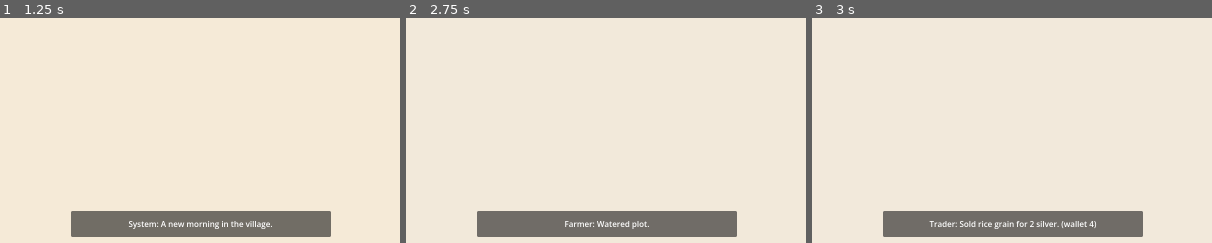
Above: before the commit, frames 1-3 (left to right).
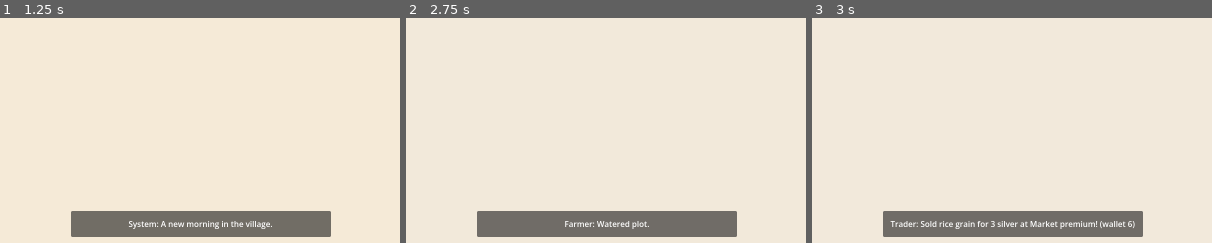
Above: after the commit, the same moments.

Repository: GRITui/slowlife-simulator
Game: Godot game, scene res://scenes/core/Main.tscn
The game is run twice, just before and just after one commit, with the same random seed, the same clock (stepped at 60 frames per second) and the same inputs.
Inputs (mouse positions are % of the whole screen's width and height, from its top left):
- Up to frame 1 (1.25 s): click "New Game" at 0.5 s
- Up to frame 2 (2.75 s): tap E (interact) at 1.25 s; move the mouse to (45, 70) at 1.27 s; hold Up (move_up) 1.28-2 s; hold E (interact) 1.28-2 s; click (45, 70) at 1.42 s; drag from (80, 65) to (88, 25) at 2.02 s
- Up to frame 3 (3 s): tap E (interact) at 2.75 s; move the mouse to (20, 35) at 2.77 s; hold Left (move_left) from 2.78 s (still down); hold E (interact) from 2.78 s (still down); tap P at 2.85 s
The pictures show only the part of the screen within x 25-75%, y 50-100%; the shares and areas given below are measured in that part.

Frames 1-2 are identical in both runs. In frame 3, 1.0% of the frame differs, in the area x 19-81%, y 90-94%.

Commit message:
feat(TASK-313): 3-channel sell economy — cart/market/specialty with affinity gate and weekly cap
- GameData: add specialty_sales tracking, weekly reset, premium pricing (base/market +15%/specialty +45%), sell_item_premium, can_specialty_sell, record_specialty_sale
- MarketStallNPC: market premium (+15% via sell_item_premium), fix _barter_step recursion bug
- VillagerNPC: Cart Trader evening window (18-21h, base price) and visibility, trader sell at base
- RomanceNPC: Specialty Buyer close tier (60+ affinity) +45% premium capped 3/week for Fah (fish) and Niran (durian/mango), weekly cap tracking
- Tests: run_tests 100/100, run_engine_tests 50/50, 3-channel premium and weekly cap verified

Diff:
--- a/scenes/entities/MarketStallNPC.gd
+++ b/scenes/entities/MarketStallNPC.gd
@@ -27,9 +27,6 @@
 		get_viewport().set_input_as_handled()
 
 func _barter_step() -> void:
-	# ISSUE-135 silver economy: full counter flow is
-	# 1) barter (if fulfillable) -> 2) sell cheapest held -> 3) buy offer.
-	_barter_step()
 	if _market == null:
 		SignalBus.show_dialogue.emit("Trader", "The stall is closed. Come back at dusk.")
 		return
@@ -98,12 +95,12 @@
 		if not have_id.is_empty() and GameData.has_item(have_id, 1):
 			_barter_step()
 			return
-	# 2) Sell step: cheapest sellable held item -> silver.
+	# 2) Sell step: cheapest sellable held item -> silver at Market premium (+15%).
 	var sellable: String = GameData.cheapest_sellable()
 	if not sellable.is_empty():
-		var gained: int = GameData.sell_item(sellable)
+		var gained: int = GameData.sell_item_premium(sellable, "market")
 		if gained > 0:
-			SignalBus.show_dialogue.emit("Trader", "Sold %s for %d silver. (wallet %d)" % [sellable.replace("_", " "), gained, GameData.silver])
+			SignalBus.show_dialogue.emit("Trader", "Sold %s for %d silver at Market premium! (wallet %d)" % [sellable.replace("_", " "), gained, GameData.silver])
 			return
 	# 3) Buy step: first affordable silver offer.
 	var buy_offers: Array[Dictionary] = _market.get_buy_offers(season)
--- a/scenes/entities/RomanceNPC.gd
+++ b/scenes/entities/RomanceNPC.gd
@@ -27,7 +27,7 @@
 		try_interact()
 		get_viewport().set_input_as_handled()
 
-## Gift first, then proposal check (romantic + krathong held), else talk.
+## Gift first, then specialty sell (close tier, +45% premium, 3/week), then proposal check (romantic + krathong held), else talk.
 func try_interact() -> bool:
 	if GameData.married and GameData.spouse == npc_id:
 		# TASK-282: marriage ceiling payoff — annual anniversary, cozy loop.
@@ -43,11 +43,44 @@
 		else:
 			SignalBus.show_dialogue.emit(display_name, "Home is wherever the two of us stop working. Let's head in soon.")
 		return true
+	if _try_specialty_sell():
+		return true
 	if _give_gift():
 		return true
 	if _check_proposal():
 		return true
 	_talk()
+	return false
+
+func _try_specialty_sell() -> bool:
+	# TASK-313 Channel C: Specialty Buyer — close tier (60+), +45% premium, 3/week cap.
+	var tm: Node = SignalBus.time_manager
+	var day: int = int(tm.day) if tm != null and "day" in tm else 1
+	if not GameData.can_specialty_sell(npc_id, day):
+		return false
+	var want_item: String = ""
+	if npc_id == "fah":
+		for item_id in ["pla_nin_big", "pla_soi_big", "pla_chon_big", "mango_sticky_rice", "lotus_root"]:
+			if GameData.has_item(item_id, 1):
+				want_item = item_id
+				break
+		if want_item.is_empty():
+			for item_id in GameData.inventory.keys():
+				if String(item_id).begins_with("pla_") and GameData.has_item(item_id, 1):
+					want_item = item_id
+					break
+	elif npc_id == "niran":
+		for item_id in ["durian", "mango", "durian_sticky_rice", "mango_sticky_rice"]:
+			if GameData.has_item(item_id, 1):
+				want_item = item_id
+				break
+	if want_item.is_empty():
+		return false
+	var gained: int = GameData.sell_item_premium(want_item, "specialty")
+	if gained > 0:
+		GameData.record_specialty_sale(npc_id, day)
+		SignalBus.show_dialogue.emit(display_name, "Specialty buyer: %s for %d silver! (close-tier premium, %d/3 this week)" % [want_item.replace("_", " "), gained, int(GameData.specialty_sales_this_week.get(npc_id, 0))])
+		return true
 	return false
 
 ## TASK-059: proposal — romantic tier (>=90) + krathong held. Cozy, mutual:
--- a/scenes/entities/VillagerNPC.gd
+++ b/scenes/entities/VillagerNPC.gd
@@ -22,9 +22,12 @@
 func _ready() -> void:
 	add_to_group("villager_npc")
 	add_to_group(npc_id)
+	# TASK-313 Channel A: Trader evening visit (18:00-21:00 at farm).
+	if npc_id == "trader":
+		_update_trader_visibility()
 	# TASK-058: drift toward the schedule waypoint (only for scheduled NPCs).
 	if not ScheduleDBScript.SCHEDULES.has(npc_id):
-		set_physics_process(false)
+		set_physics_process(npc_id == "trader") # trader needs visibility updates even without schedule
 	else:
 		_schedule_pos = ScheduleDBScript.waypoint_for(npc_id, _current_hour()) * 48.0 + Vector2(24, 24)
 		global_position = _schedule_pos
@@ -35,9 +38,24 @@
 		return int(tm.hour)
 	return 6
 
+func _update_trader_visibility() -> void:
+	# TASK-313 Channel A: Trader at farm evenings 18:00-21:00.
+	var tm: Node = SignalBus.time_manager
+	var hour: int = int(tm.hour) if tm != null and "hour" in tm else 12
+	var available: bool = hour >= 18 and hour < 21
+	visible = available
+	if has_node("CollisionShape2D"):
+		($CollisionShape2D as CollisionShape2D).disabled = not available
+	if available:
+		# Farm position (near home, not using schedule)
+		global_position = Vector2(2 * 48 + 24, 4 * 48 + 24)
+
 ## TASK-058: cozy waypoint drift — called from _physics_process. Static
 ## NPCs (unscheduled) skip this entirely via set_physics_process(false).
 func _physics_process(_delta: float) -> void:
+	if npc_id == "trader":
+		_update_trader_visibility()
+		return
 	var tm: Node = SignalBus.time_manager
 	if tm != null:
 		var target: Vector2 = ScheduleDBScript.waypoint_for(npc_id, int(tm.hour)) * 48.0 + Vector2(24, 24)
@@ -82,8 +100,18 @@
 		get_viewport().set_input_as_handled()
 
 func talk() -> void:
+	# TASK-313 Channel A: Cart Trader (evening farm visit 18:00-21:00, base price).
+	if npc_id == "trader":
+		if not _is_trader_available():
+			SignalBus.show_dialogue.emit(display_name, "Cart's gone for the day — catch me evenings at the farm (6-9pm).")
+			return
+		if _try_trader_sell():
+			return
 	# TASK-312: Handler offers tool upgrades (complementary to mount riding tool).
 	if npc_id == "handler" and _try_tool_upgrade():
+		return
+	# TASK-313 Channel C: Specialty Buyer (close tier, +45% premium, 3/week cap).
+	if (npc_id == "fah" or npc_id == "niran") and _try_specialty_sell():
 		return
 	var season: String = GameData.current_season if "current_season" in GameData else "cool"
 	var tm: Node = SignalBus.time_manager
@@ -128,6 +156,61 @@
 				return true
 	return false
 
+func _is_trader_available() -> bool:
+	# TASK-313 Channel A: Cart Trader evening window 18:00-21:00.
+	var tm: Node = SignalBus.time_manager
+	if tm == null or not ("hour" in tm and "day" in tm):
+		return true # headless fallback: always available for tests
+	var hour: int = int(tm.hour)
+	return hour >= 18 and hour < 21
+
+func _try_trader_sell() -> bool:
+	# Channel A: base price, no premium, no affinity gate.
+	var sellable: String = GameData.cheapest_sellable()
+	if sellable.is_empty():
+		SignalBus.show_dialogue.emit(display_name, "Nothing to sell? Bring me something from the harvest.")
+		return true
+	var gained: int = GameData.sell_item(sellable)
+	if gained > 0:
+		SignalBus.show_dialogue.emit(display_name, "Cart deal: sold %s for %d silver. (base price)" % [sellable.replace("_", " "), gained])
+		return true
+	return false
+
+func _try_specialty_sell() -> bool:
+	# Channel C: Specialty Buyer — handled in RomanceNPC for Fah/Niran,
+	# but VillagerNPC also checks for those ids if somehow routed here.
+	if npc_id != "fah" and npc_id != "niran":
+		return false
+	var tm: Node = SignalBus.time_manager
+	var day: int = int(tm.day) if tm != null and "day" in tm else 1
+	if not GameData.can_specialty_sell(npc_id, day):
+		return false
+	# Thematic categories: Fah buys rare fish, Niran buys hot-season crops.
+	var want_item: String = ""
+	if npc_id == "fah":
+		for item_id in ["pla_nin_big", "pla_soi_big", "pla_chon_big", "mango_sticky_rice", "lotus_root"]:
+			if GameData.has_item(item_id, 1):
+				want_item = item_id
+				break
+		if want_item.is_empty():
+			for item_id in GameData.inventory.keys():
+				if String(item_id).begins_with("pla_") and GameData.has_item(item_id, 1):
+					want_item = item_id
+					break
+	elif npc_id == "niran":
+		for item_id in ["durian", "mango", "durian_sticky_rice", "mango_sticky_rice"]:
+			if GameData.has_item(item_id, 1):
+				want_item = item_id
+				break
+	if want_item.is_empty():
+		return false
+	var gained: int = GameData.sell_item_premium(want_item, "specialty")
+	if gained > 0:
+		GameData.record_specialty_sale(npc_id, day)
+		SignalBus.show_dialogue.emit(display_name, "Specialty buyer: %s for %d silver! (close-tier premium, %d/3 this week)" % [want_item.replace("_", " "), gained, int(GameData.specialty_sales_this_week.get(npc_id, 0))])
+		return true
+	return false
+
 func _try_offer_quest() -> void:
 	var quest_logs: Array = get_tree().get_nodes_in_group("quest_log")
 	if quest_logs.is_empty():
--- a/scripts/autoload/GameData.gd
+++ b/scripts/autoload/GameData.gd
@@ -169,6 +169,51 @@
 				best_price = price
 	return best
 
+# TASK-313 3-channel sell economy: Channel A (Cart, base), B (Market +15%), C (Specialty +45% gated).
+# Specialty weekly cap tracking (Binthabat-style daily reset, but 7-day window).
+var specialty_sales_this_week: Dictionary = {} # npc_id -> count this week
+var last_specialty_week: int = -1
+
+func _get_specialty_week(day: int) -> int:
+	return int(day / 7)
+
+func _reset_specialty_if_new_week(day: int) -> void:
+	var week: int = _get_specialty_week(day)
+	if week != last_specialty_week:
+		specialty_sales_this_week.clear()
+		last_specialty_week = week
+
+func can_specialty_sell(npc_id: String, day: int) -> bool:
+	_reset_specialty_if_new_week(day)
+	if get_affinity(npc_id) < 60:
+		return false
+	return int(specialty_sales_this_week.get(npc_id, 0)) < 3
+
+func record_specialty_sale(npc_id: String, day: int) -> void:
+	_reset_specialty_if_new_week(day)
+	specialty_sales_this_week[npc_id] = int(specialty_sales_this_week.get(npc_id, 0)) + 1
+
+func get_sell_price(item_id: String, channel: String) -> int:
+	var base: int = int(SELL_PRICES.get(item_id, 0))
+	if base <= 0:
+		return 0
+	match channel:
+		"market":
+			return int(ceil(base * 1.15))
+		"specialty":
+			return int(ceil(base * 1.45))
+		_:
+			return base
+
+func sell_item_premium(item_id: String, channel: String) -> int:
+	var price: int = get_sell_price(item_id, channel)
+	if price <= 0 or not has_item(item_id, 1):
+		return 0
+	if not remove_item(item_id, 1):
+		return 0
+	add_silver(price)
+	return price
+
 # TASK-059 romance payoff: spouse npc_id ("" until wed). Proposal requires
 # romantic tier (affinity >= 90) + a krathong as the offering. One spouse.
 var spouse: String = ""
